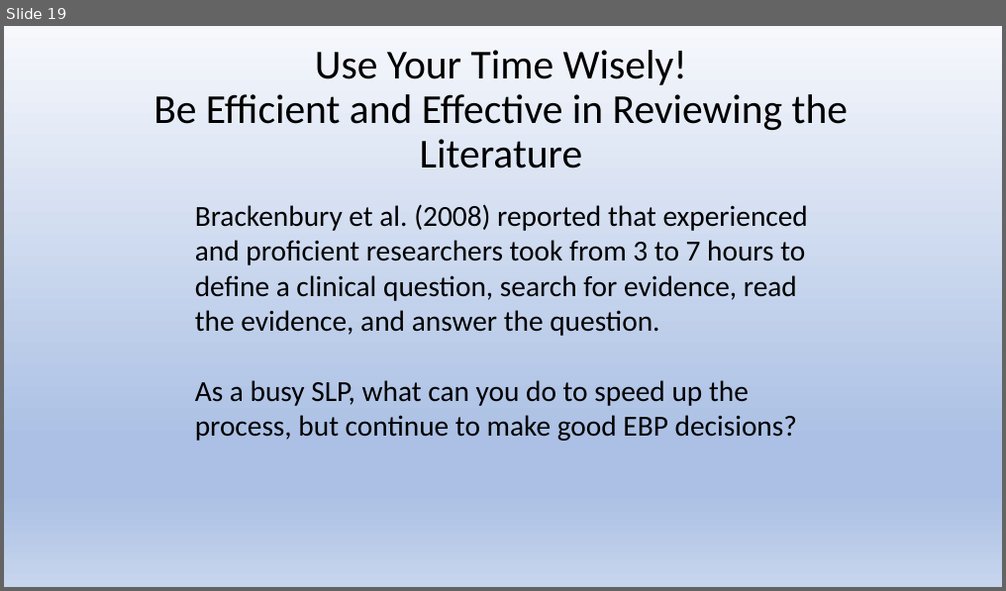
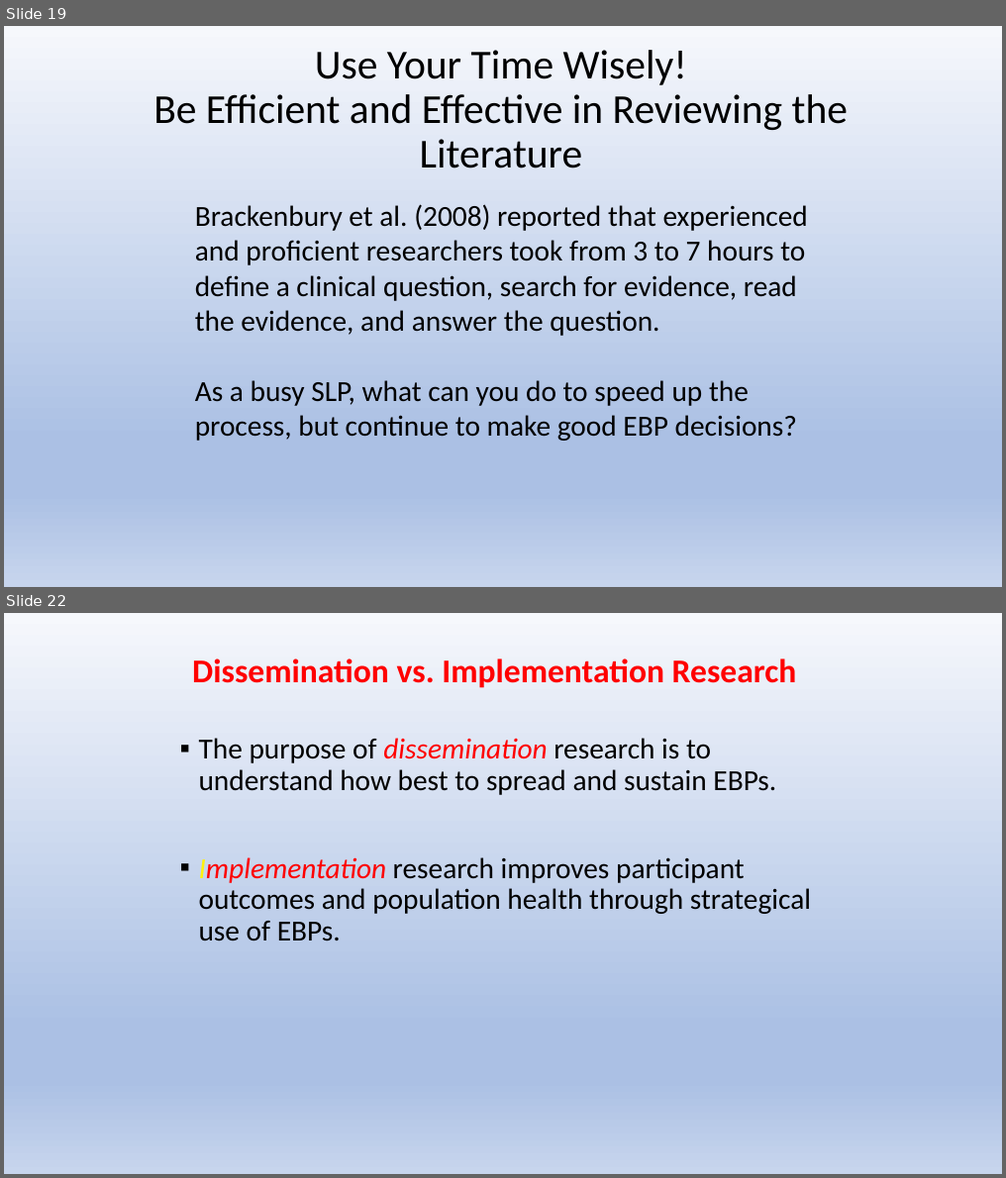
Before and after one commit to Jim-Wright90/cds431_sp22, a slide deck: slides/cds431_week5_1.pptx. Shown one above the other, each under a label of ours: slide 19 before the commit, slides 19 and 22 after it; the slides between them are not shown. The pictures are 1006x591 and 1006x1178 pixels, drawn with LibreOffice and Linux fonts; fonts in the diff are those of the drawing. Boxes give left, top, right and bottom in pixels: in the first picture for what was removed or moved away, otherwise in the second. Text is boxed around its words. In the diff, an @@ line names an element or a change of style, - is before the commit and + after.

```diff
--- a/slides/cds431_week5_1.pptx
+++ b/slides/cds431_week5_1.pptx
@@ slide 22 added at (4, 613, 1002, 1174), background gradient #F6F8FC to #ABC0E4 to #C7D5ED @@
@@ title added at (192, 659, 797, 688), 32 pt, text #FF0000, bold @@
+Dissemination vs. Implementation Research
@@ text added at (199, 738, 811, 942), 28 pt, text #000000 @@
+▪ The purpose of dissemination research is to understand how best to spread and sustain EBPs.
+▪ Implementation research improves participant outcomes and population health through strategical use of EBPs.
```
Also in this commit, not shown: 2 other slides added, 6 other files.
